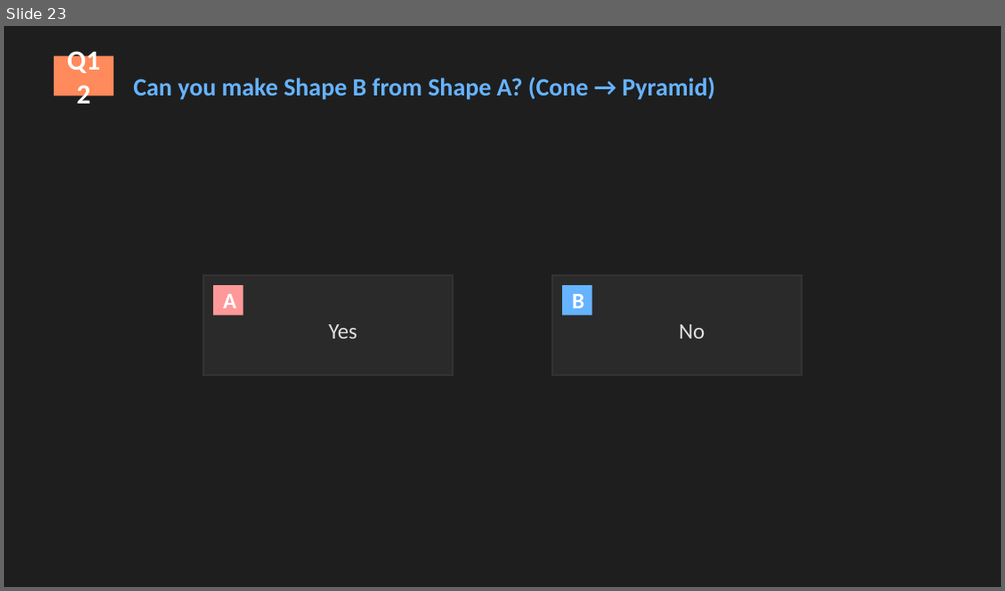
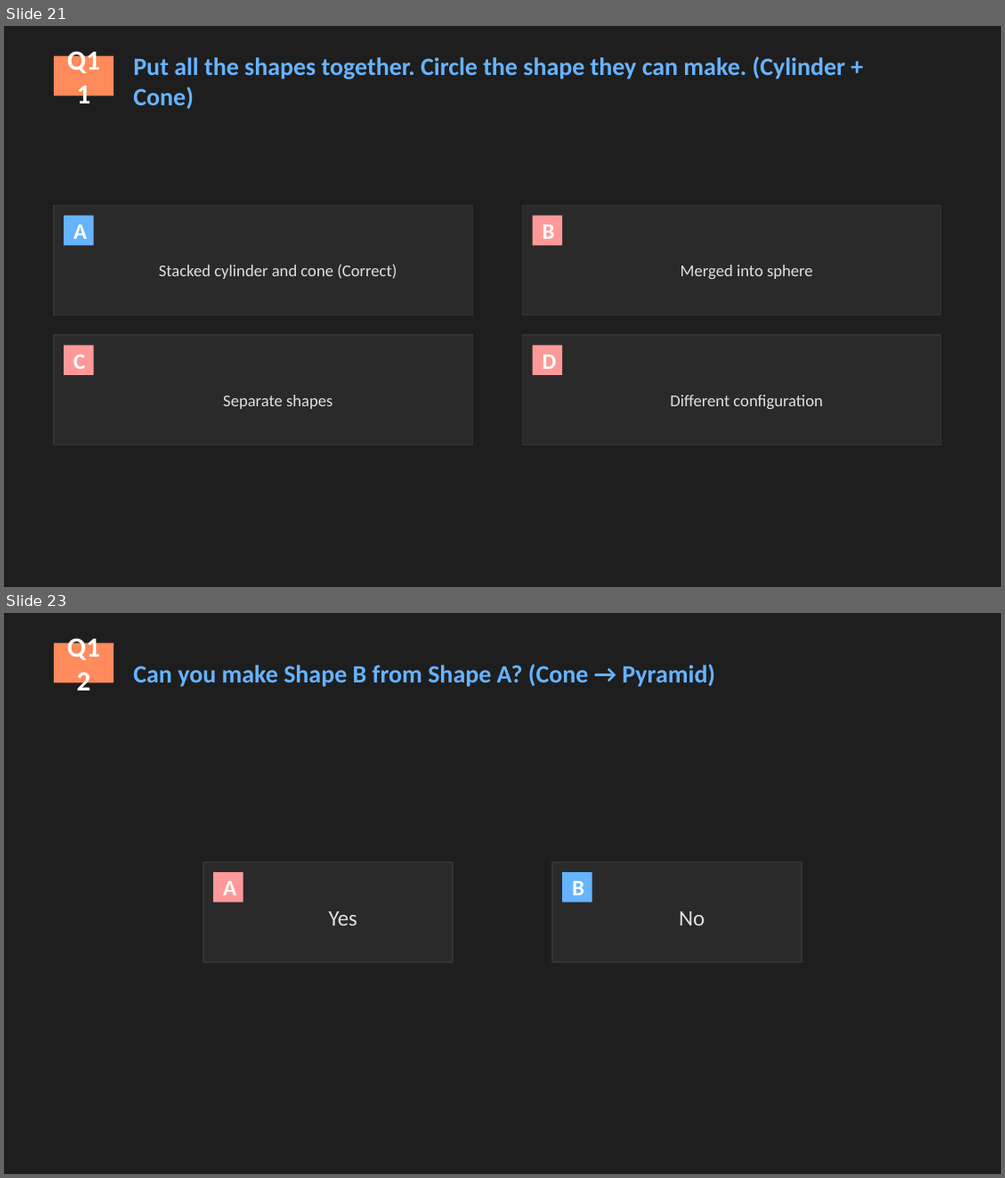
Before and after one commit to Regalx1/Math1-Quiz-Powerpoint, a slide deck: math-shapes-quiz-complete.pptx. Shown one above the other, each under a label of ours: slide 23 before the commit, slides 21 and 23 after it; the slides between them are not shown. The pictures are 1005x591 and 1005x1178 pixels, drawn with LibreOffice and Linux fonts; fonts in the diff are those of the drawing. Boxes give left, top, right and bottom in pixels: in the first picture for what was removed or moved away, otherwise in the second. Text is boxed around its words. In the diff, an @@ line names an element or a change of style, - is before the commit and + after.

```diff
--- a/math-shapes-quiz-complete.pptx
+++ b/math-shapes-quiz-complete.pptx
@@ slide 21 added at <box>4,26,1001,587</box>, background #1E1E1E @@
@@ rectangle added at <box>54,56,113,95</box>, fill #FF8A5B, 20 pt, text #FFFFFF, bold @@
+Q11
@@ text added at <box>133,56,845,109</box>, 18 pt, text #66B3FF, bold @@
+Put all the shapes together. Circle the shape they can make. (Cylinder + Cone)
@@ rectangle added at <box>54,206,472,315</box>, fill #2A2A2A, outline #555555 1 pt @@
@@ rectangle added at <box>54,206,472,315</box>, outline #333333 1 pt @@
@@ rectangle added at <box>522,206,941,315</box>, fill #2A2A2A, outline #555555 1 pt @@
@@ rectangle added at <box>522,206,941,315</box>, outline #333333 1 pt @@
@@ rectangle added at <box>64,216,94,245</box>, fill #66B3FF, 16 pt, text #FFFFFF, bold @@
+A
@@ rectangle added at <box>533,216,562,245</box>, fill #FF9999, 16 pt, text #FFFFFF, bold @@
+B
@@ text added at <box>159,264,396,279</box>, 12 pt, text #E0E0E0 @@
+Stacked cylinder and cone (Correct)
@@ text added at <box>680,265,813,279</box>, 12 pt, text #E0E0E0 @@
+Merged into sphere
@@ rectangle added at <box>54,335,472,444</box>, fill #2A2A2A, outline #555555 1 pt @@
@@ rectangle added at <box>54,335,472,444</box>, outline #333333 1 pt @@
@@ rectangle added at <box>64,345,94,375</box>, fill #FF9999, 16 pt, text #FFFFFF, bold @@
+C
@@ rectangle added at <box>522,335,941,444</box>, fill #2A2A2A, outline #555555 1 pt @@
@@ rectangle added at <box>522,335,941,444</box>, outline #333333 1 pt @@
@@ rectangle added at <box>533,345,562,375</box>, fill #FF9999, 16 pt, text #FFFFFF, bold @@
+D
@@ text added at <box>223,394,332,409</box>, 12 pt, text #E0E0E0 @@
+Separate shapes
@@ text added at <box>670,394,823,409</box>, 12 pt, text #E0E0E0 @@
+Different configuration
```
Also in this commit, not shown: 15 slides changed, 1 other slide added, 2 slides removed, 1 other file.
